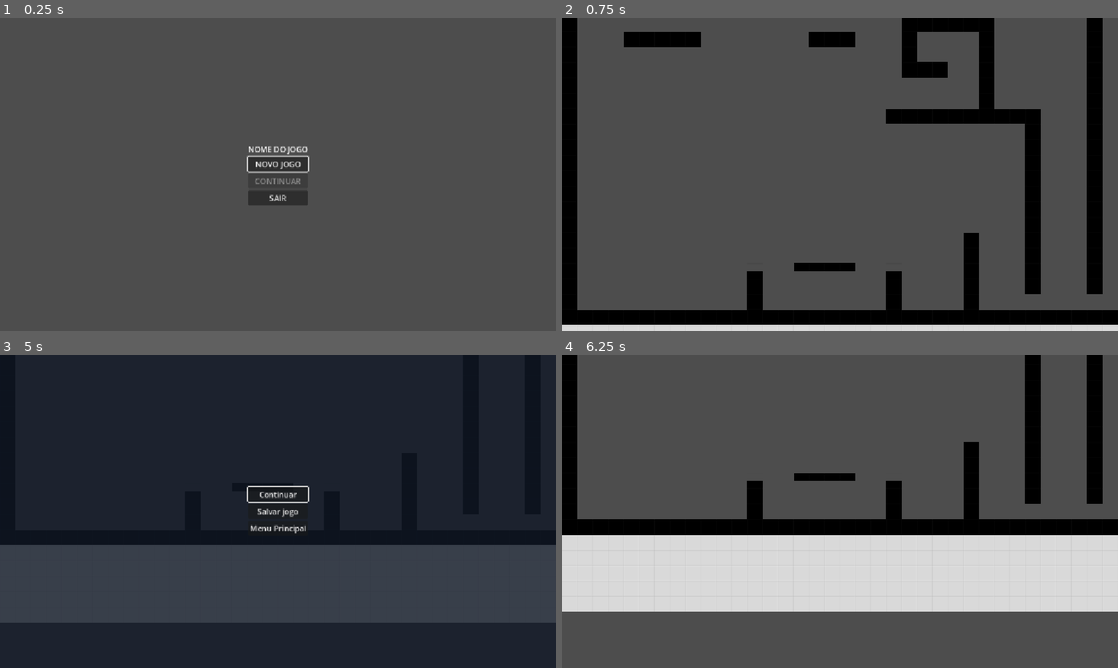
Above: before the commit, frames 1-4 (two rows, left to right).
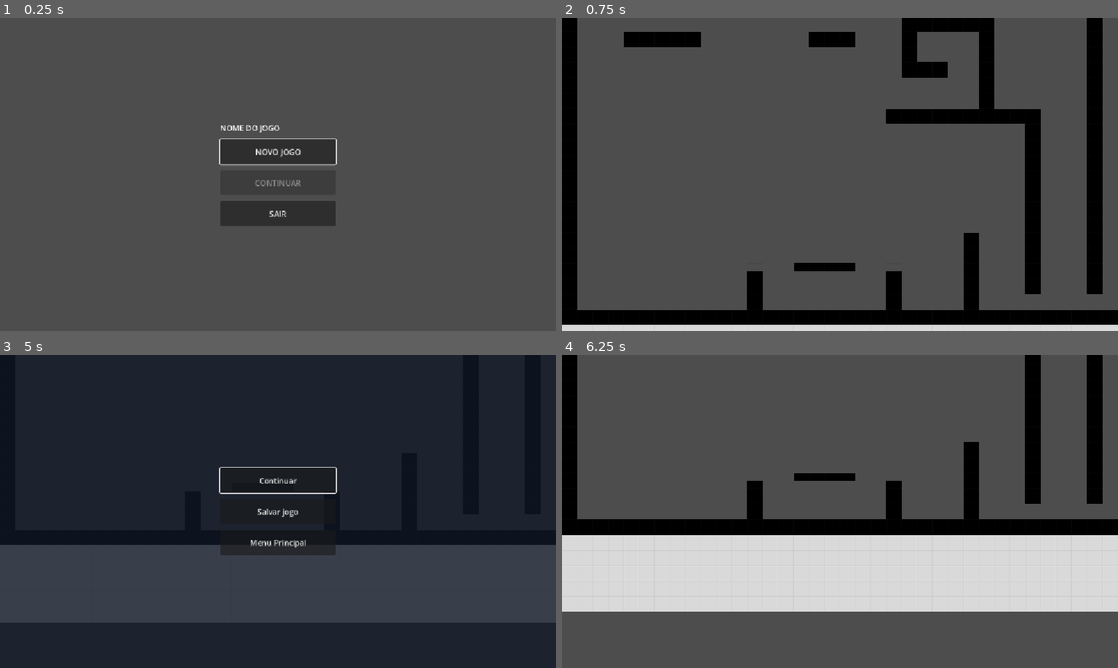
Above: after the commit, the same moments.

Repository: IvensArj/jogo-infor
Game: Godot game, scene res://ui/main_menu/main_menu.tscn
Two runs of this game, one before a commit and one after it. Both use one fixed random seed, a clock stepped at 60 frames per second and the inputs below.
Inputs (mouse positions are in pixels of both pictures, inside the frame that each line leads up to):
- Up to frame 1 (0.25 s): no input
- Up to frame 2 (0.75 s): click "NOVO JOGO" at 0.5 s
- Up to frame 3 (5 s): tap Enter at 1.25 s; move the mouse to (400, 495) at 1.27 s; hold D (move_right) 1.28-2 s; hold E (interact) 1.28-2 s; click (400, 495) at 1.42 s; tap Space (jump) at 1.52, 3.5, 4.52 s; drag from (166, 527) to (250, 574) at 2.02 s; move the mouse to (333, 442) at 2.77 s; hold A (move_left) 2.78-3.5 s; hold E (interact) 2.78-3.5 s; tap Shift (dash) at 2.85 s; click (333, 442) at 2.92 s; drag from (250, 574) to (155, 464) at 3.52 s; move the mouse to (444, 558) at 4.27 s; hold D (move_right) from 4.28 s (still down); hold E (interact) from 4.28 s (still down); click (444, 558) at 4.42 s; tap Escape (pause) at 4.9 s
- Up to frame 4 (6.25 s): release D (move_right) at 5 s; release E (interact) at 5 s; click "Continuar" at 5 s; drag from (673, 464) to (756, 433) at 5.77 s

The runs differ from the first frame. In frame 1, 3.7% of the frame differs, in the area x 39-61%, y 34-67%; in frame 2, nothing differs; in frame 3, 1.4%; in frame 4, nothing differs.

Commit message:
feat(ui): adapta diálogos e menus para controles touch e área segura

Diff:
--- a/ui/dialogue/dialogue_ui.gd
+++ b/ui/dialogue/dialogue_ui.gd
@@ -8,6 +8,7 @@
 @onready var speaker_name: Label = $DialoguePanel/MarginContainer/VBoxContainer/SpeakerName
 @onready var dialogue_text: RichTextLabel = $DialoguePanel/MarginContainer/VBoxContainer/DialogueText
 @onready var continue_indicator: Label = $DialoguePanel/MarginContainer/VBoxContainer/ContinueIndicator
+@onready var advance_button: Button = $DialoguePanel/MarginContainer/VBoxContainer/Advance
 
 var is_typing: bool = false
 var character_progress: float = 0.0
@@ -15,6 +16,9 @@
 
 func _ready() -> void:
 	panel.hide()
+	advance_button.pressed.connect(advance)
+	InputDeviceManager.presentation_changed.connect(_refresh_advance_button)
+	_refresh_advance_button()
 
 	DialogueManager.dialogue_started.connect(_on_dialogue_started)
 	DialogueManager.line_changed.connect(_on_line_changed)
@@ -22,6 +26,10 @@
 
 
 func _process(delta: float) -> void:
+	if panel.visible:
+		var area := SafeAreaLayout.viewport_rect(get_viewport()).grow(-16.0)
+		SafeAreaLayout.fit_control(panel, Vector2(16, 16))
+		panel.offset_top = area.end.y - area.size.y * 0.46
 	if not is_typing:
 		return
 
@@ -46,17 +54,24 @@
 	if event.is_action_pressed("interact") and not event.is_echo():
 		get_viewport().set_input_as_handled()
 
-		if Engine.get_process_frames() == DialogueManager.started_frame:
-			get_viewport().set_input_as_handled()
-			return
+		advance()
 
-		if is_typing:
-			_finish_typing()
-		else:
-			DialogueManager.next_line()
+
+func advance() -> void:
+	if not DialogueManager.is_active or get_tree().paused or Engine.get_process_frames() == DialogueManager.started_frame:
+		return
+	if is_typing:
+		_finish_typing()
+	else:
+		DialogueManager.next_line()
+
+
+func _refresh_advance_button() -> void:
+	advance_button.visible = InputDeviceManager.wants_touch_controls()
 
 
 func _on_dialogue_started() -> void:
+	_refresh_advance_button()
 	panel.show()
 
 
--- a/ui/dialogue/dialogue_ui.tscn
+++ b/ui/dialogue/dialogue_ui.tscn
@@ -9,19 +9,18 @@
 corner_radius_bottom_left = 15
 
 [node name="DialogueUI" type="CanvasLayer" unique_id=1218325424]
+layer = 20
 script = ExtResource("1_8lmct")
 
 [node name="DialoguePanel" type="PanelContainer" parent="." unique_id=984582022]
 visible = false
-anchors_preset = 12
-anchor_top = 1.0
+anchors_preset = 15
 anchor_right = 1.0
 anchor_bottom = 1.0
-offset_top = -136.0
+offset_top = 348.0
 grow_horizontal = 2
 grow_vertical = 0
-offset_transform_enabled = true
-mouse_filter = 2
+mouse_filter = 0
 theme_override_styles/panel = SubResource("StyleBoxFlat_km8cd")
 
 [node name="MarginContainer" type="MarginContainer" parent="DialoguePanel" unique_id=1254727427]
@@ -33,7 +32,6 @@
 
 [node name="VBoxContainer" type="VBoxContainer" parent="DialoguePanel/MarginContainer" unique_id=2095981582]
 layout_mode = 2
-offset_transform_enabled = true
 theme_override_constants/separation = 8
 
 [node name="SpeakerName" type="Label" parent="DialoguePanel/MarginContainer/VBoxContainer" unique_id=412992149]
@@ -41,10 +39,16 @@
 
 [node name="DialogueText" type="RichTextLabel" parent="DialoguePanel/MarginContainer/VBoxContainer" unique_id=128329096]
 layout_mode = 2
-fit_content = true
+size_flags_vertical = 3
+fit_content = false
 
 [node name="ContinueIndicator" type="Label" parent="DialoguePanel/MarginContainer/VBoxContainer" unique_id=1549819694]
 layout_mode = 2
 text = "▼"
 horizontal_alignment = 2
 vertical_alignment = 2
+
+[node name="Advance" type="Button" parent="DialoguePanel/MarginContainer/VBoxContainer"]
+layout_mode = 2
+custom_minimum_size = Vector2(0, 52)
+text = "Toque para continuar"
--- a/ui/inspection/inspection_ui.gd
+++ b/ui/inspection/inspection_ui.gd
@@ -18,6 +18,11 @@
 	panel.hide()
 	close_button.pressed.connect(close)
 	DialogueManager.inspection_finished.connect(_on_closed)
+
+
+func _process(_delta: float) -> void:
+	if _owns_modal:
+		SafeAreaLayout.fit_control(panel)
 
 
 func open_content(data: InspectionData, source: Node) -> bool:
--- a/ui/inspection/inspection_ui.tscn
+++ b/ui/inspection/inspection_ui.tscn
@@ -63,4 +63,5 @@
 
 [node name="Close" type="Button" parent="Panel/Margin/Column"]
 layout_mode = 2
-text = "Fechar — E / Y / Esc / B"
+custom_minimum_size = Vector2(0, 52)
+text = "Fechar"
--- a/ui/main_menu/main_menu.gd
+++ b/ui/main_menu/main_menu.gd
@@ -28,7 +28,12 @@
 		exit_button
 	]
 
+	# Esconder antes de calcular vizinhos mantém navegação circular no mobile.
+	exit_button.visible = not OS.has_feature("mobile")
 	_setup_navigation()
+	for button in menu_buttons:
+		button.custom_minimum_size = Vector2(240, 52)
+	$CenterContainer/VBoxContainer.add_theme_constant_override("separation", 12)
 
 	# Aplica o foco depois que a interface estiver pronta.
 	_focus_first_button.call_deferred()
@@ -37,6 +42,10 @@
 # ==========================================
 # NAVEGAÇÃO
 # ==========================================
+
+func _process(_delta: float) -> void:
+	SafeAreaLayout.fit_control($CenterContainer)
+
 
 func _setup_navigation() -> void:
 	for button in menu_buttons:
@@ -47,7 +56,7 @@
 	var available_buttons: Array[Button] = []
 
 	for button in menu_buttons:
-		if not button.disabled:
+		if not button.disabled and button.visible:
 			available_buttons.append(button)
 
 	if available_buttons.is_empty():
--- a/ui/pause_menu/pause_menu.gd
+++ b/ui/pause_menu/pause_menu.gd
@@ -21,6 +21,14 @@
 	resume_button.pressed.connect(close_menu)
 	save_button.pressed.connect(_on_save)
 	main_menu_button.pressed.connect(_on_main_menu)
+	for button: Button in [resume_button, save_button, main_menu_button]:
+		button.custom_minimum_size = Vector2(240, 52)
+	$PausePanel/CenterContainer/VBoxContainer.add_theme_constant_override("separation", 12)
+
+
+func _process(_delta: float) -> void:
+	if is_open:
+		SafeAreaLayout.fit_control($PausePanel/CenterContainer)
 
 
 func _unhandled_input(event: InputEvent) -> void:
@@ -52,6 +60,7 @@
 	panel.show()
 
 	get_tree().paused = true
+	InputDeviceManager.refresh_touch_controls()
 
 	resume_button.grab_focus()
 
@@ -64,6 +73,7 @@
 
 	panel.hide()
 	get_tree().paused = false
+	InputDeviceManager.refresh_touch_controls()
 
 
 func _on_save() -> void:
